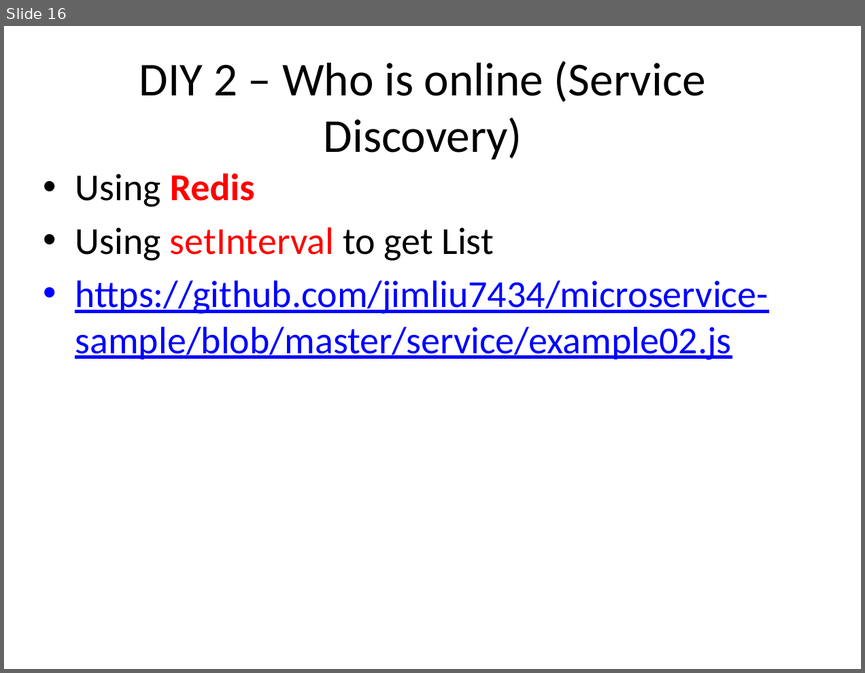
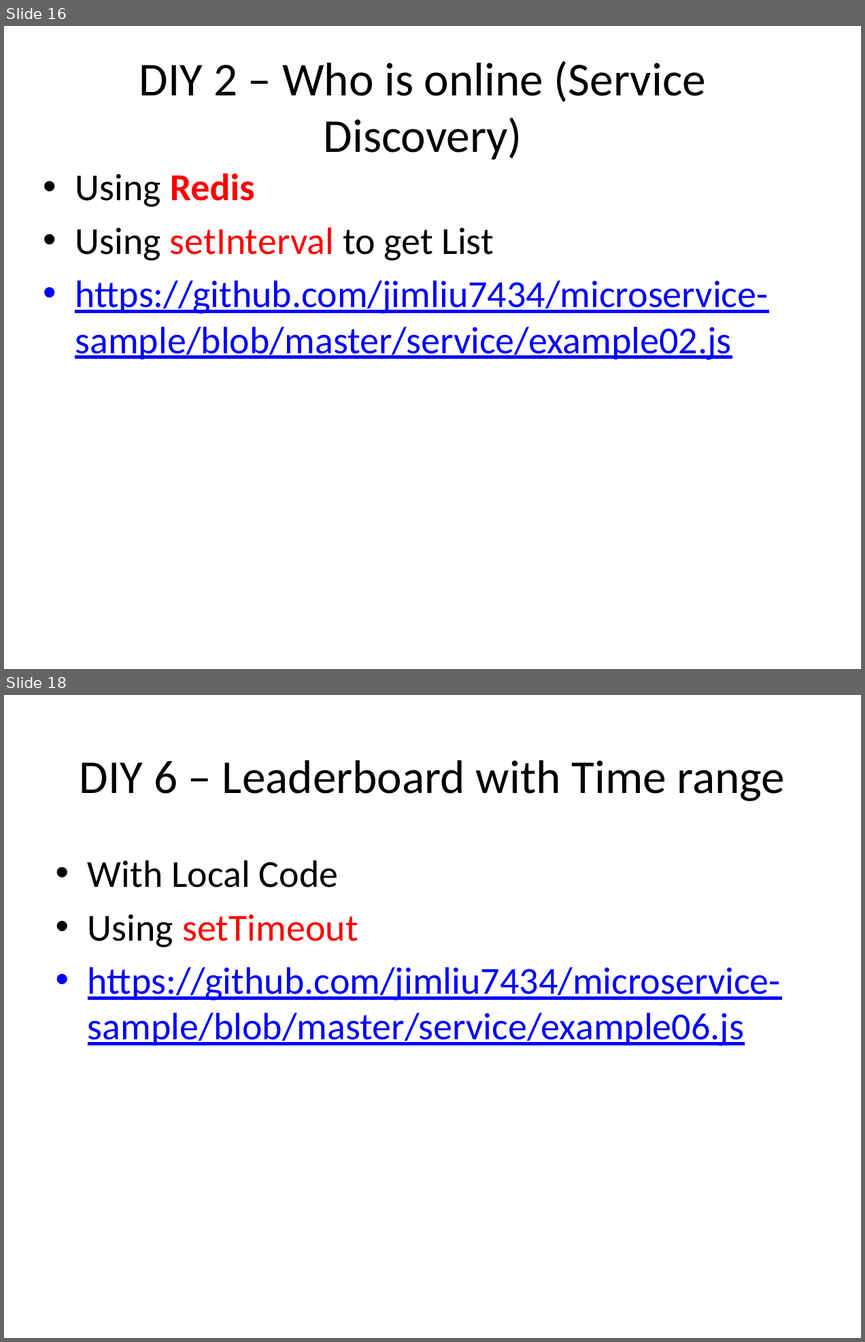
Before and after one commit to jimliu7434/microservice-sample, a slide deck: Microservice02.pptx. Shown one above the other, each under a label of ours: slide 16 before the commit, slides 16 and 18 after it; the slides between them are not shown. The pictures are 865x673 and 865x1342 pixels, drawn with LibreOffice and Linux fonts; fonts in the diff are those of the drawing. Boxes give left, top, right and bottom in pixels: in the first picture for what was removed or moved away, otherwise in the second. Text is boxed around its words. In the diff, an @@ line names an element or a change of style, - is before the commit and + after.

```diff
--- a/Microservice02.pptx
+++ b/Microservice02.pptx
@@ slide 18 added at [4, 695, 861, 1338], background #FFFFFF @@
@@ title added at [79, 760, 785, 801], 39.6 pt, text #000000 @@
+DIY 6 – Leaderboard with Time range
@@ text added at [88, 860, 781, 1046], 32 pt, text #0000FF, underline @@
+• With Local Code
+• Using setTimeout
+• https://github.com/jimliu7434/microservice-sample/blob/master/service/example06.js
```
Also in this commit, not shown: 5 slides changed, 1 other slide added, 1 other file.
